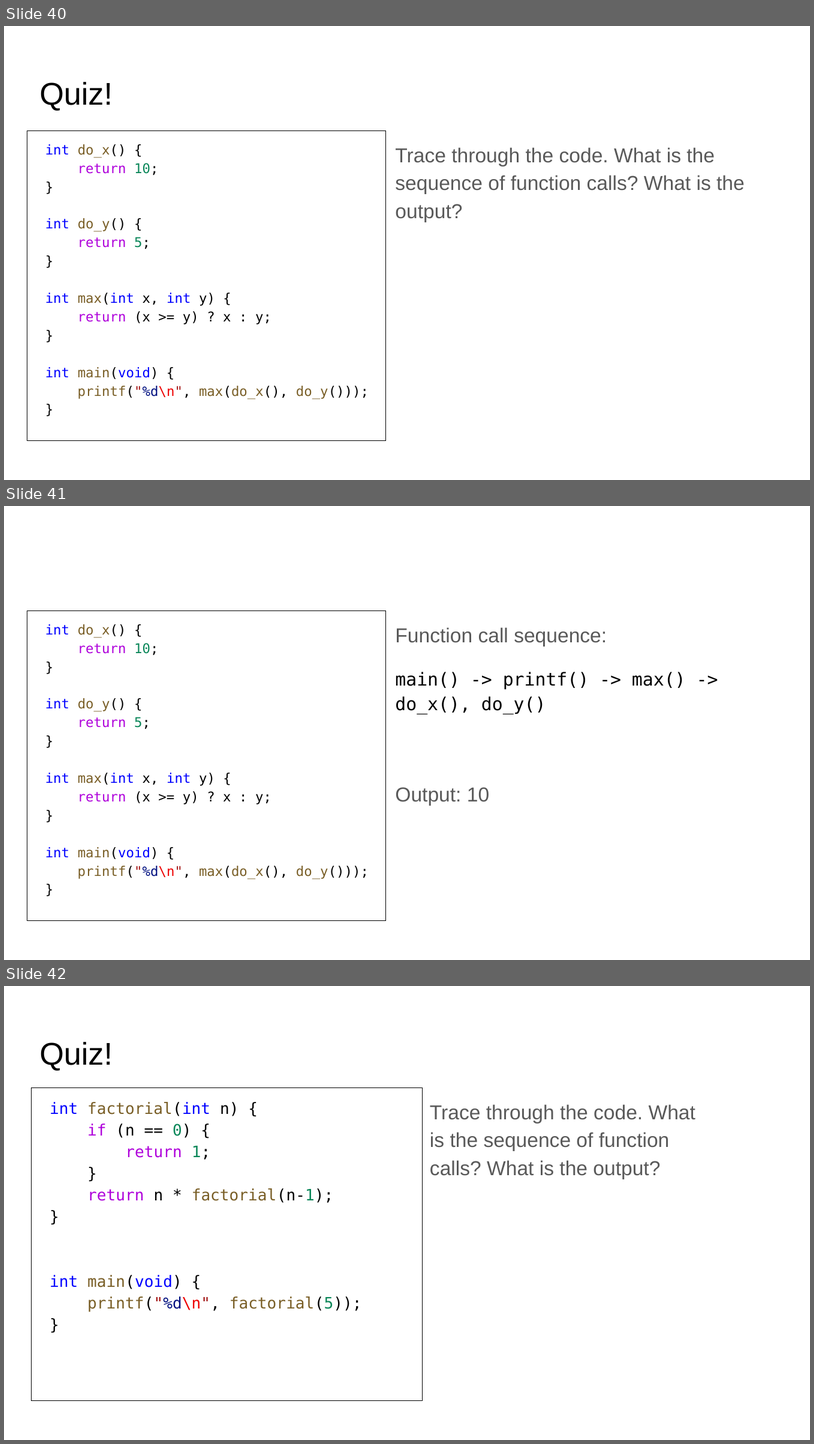
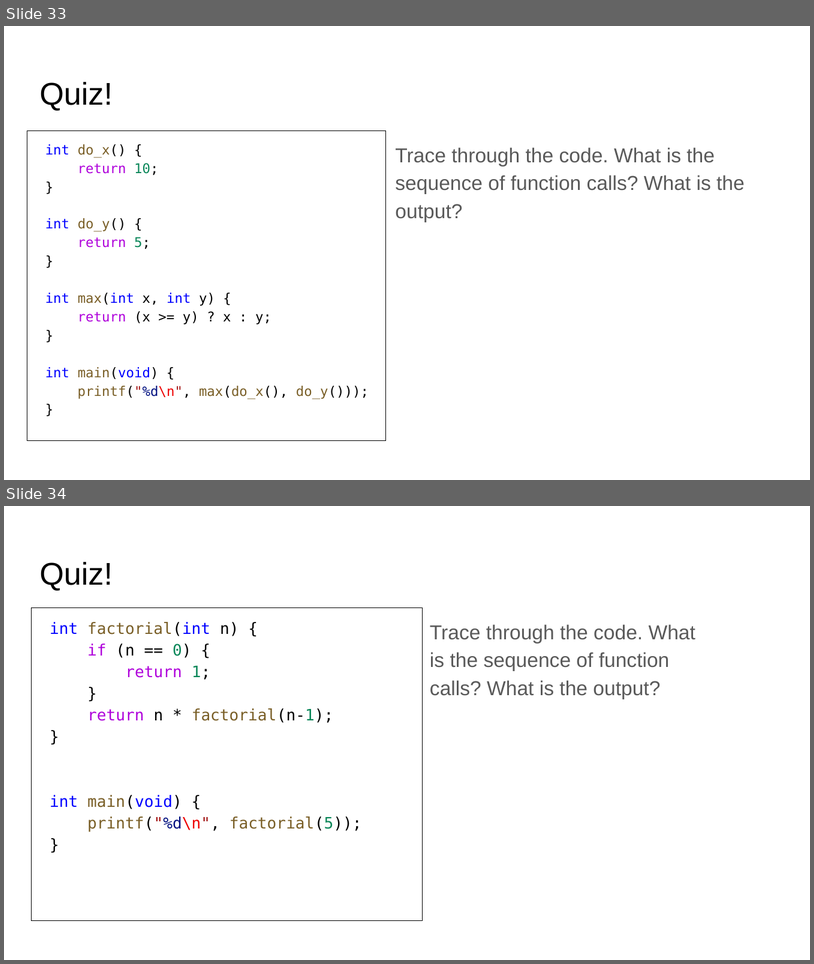
Before and after one commit to CA-run-2021-2022/CS101-code-clinic-1, a slide deck: Slides.pptx. Shown one above the other, each under a label of ours: slides 40, 41 and 42 before the commit, slides 33 and 34 after it. The pictures are 814x1444 and 814x964 pixels, drawn with LibreOffice and Linux fonts; fonts in the diff are those of the drawing. Boxes give left, top, right and bottom in pixels: in the first picture for what was removed or moved away, otherwise in the second. Text is boxed around its words. In the diff, an @@ line names an element or a change of style, - is before the commit and + after.

```diff
--- a/Slides.pptx
+++ b/Slides.pptx
@@ slide 41 removed at (4, 506, 810, 960), background #FFFFFF @@
@@ rectangle removed at (27, 611, 386, 921) @@
-int do_x() {
-return 10;
-}
-int do_y() {
-return 5;
-}
-int max(int x, int y) {
-return (x >= y) ? x : y;
-}
-int main(void) {
-printf("%d\n", max(do_x(), do_y()));
-}
@@ text removed at (395, 627, 686, 805) @@
-Function call sequence:
-main() -> printf() -> max() -> do_x(), do_y()
-Output: 10
@@ what was slide 40 is now slide 33 @@
@@ what was slide 42 is now slide 34 @@
```
Also in this commit, not shown: 8 other slides removed.
